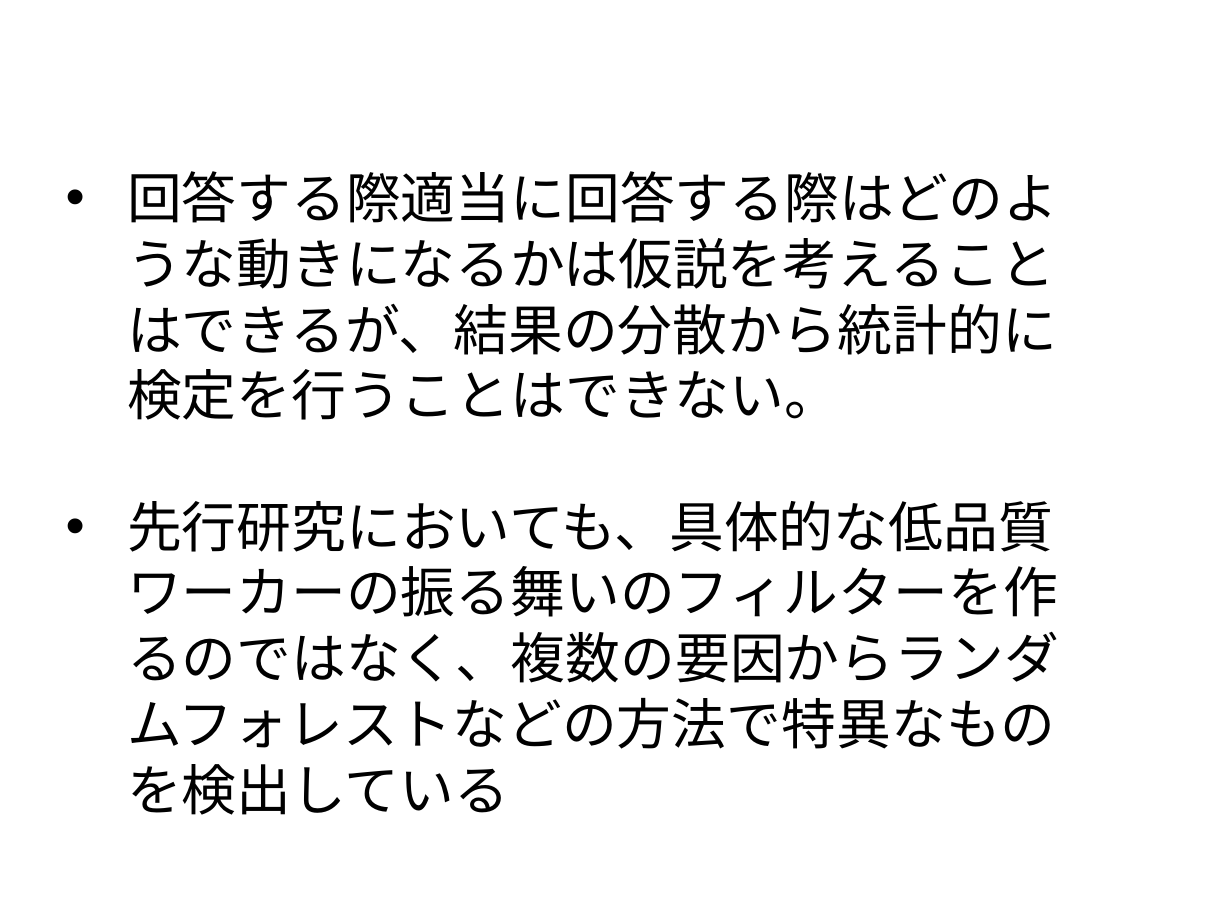
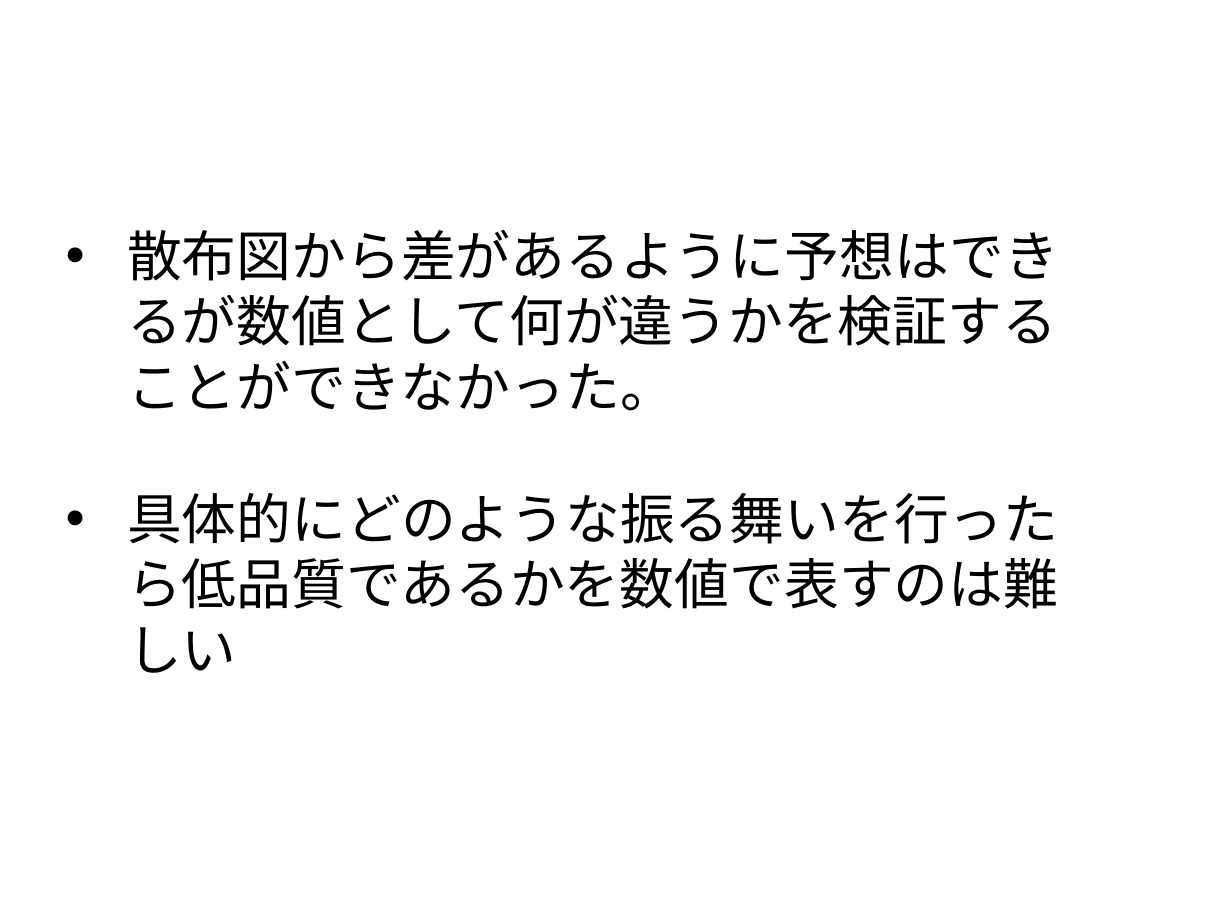
Before and after one commit to tomoya-mikami/task2, a slide deck: slide 16 of slide/presentation.pptx (slide 15 before the commit). Drawn at 1232x924 pixels with LibreOffice and Linux fonts; fonts in the diff are those of the drawing; background and template pictures are left out. Boxes give left, top, right and bottom in pixels: in the first picture for what was removed or moved away, otherwise in the second. Text is boxed around its words. In the diff, an @@ line names an element or a change of style, - is before the commit and + after.

```diff
--- a/slide/presentation.pptx
+++ b/slide/presentation.pptx
@@ text at [127, 229, 1059, 673]: text changed @@
-• 回答する際適当に回答する際はどのような動きになるかは仮説を考えることはできるが、結果の分散から統計的に検定を行うことはできない。
-• 先行研究においても、具体的な低品質ワーカーの振る舞いのフィルターを作るのではなく、複数の要因からランダムフォレストなどの方法で特異なものを検出している
+• 散布図から差があるように予想はできるが数値として何が違うかを検証することができなかった。
+• 具体的にどのような振る舞いを行ったら低品質であるかを数値で表すのは難しい
```
Also in this commit, not shown: 13 other slides changed, 3 slides added, 1 slide removed, 1 other file.
